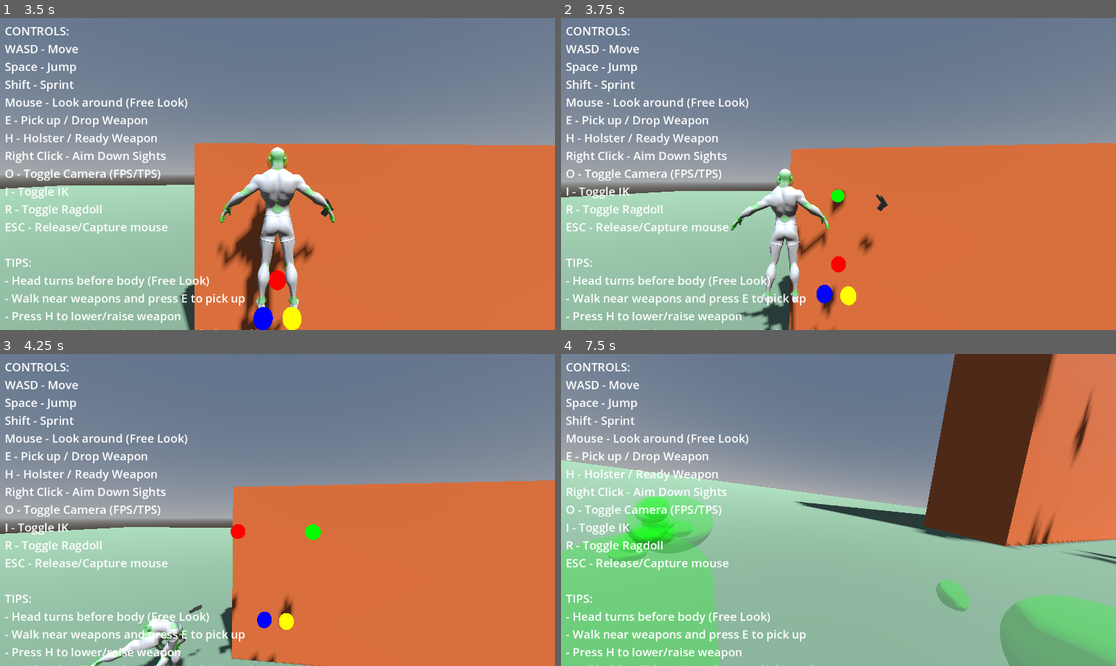
Above: before the commit, frames 1-4 (two rows, left to right).
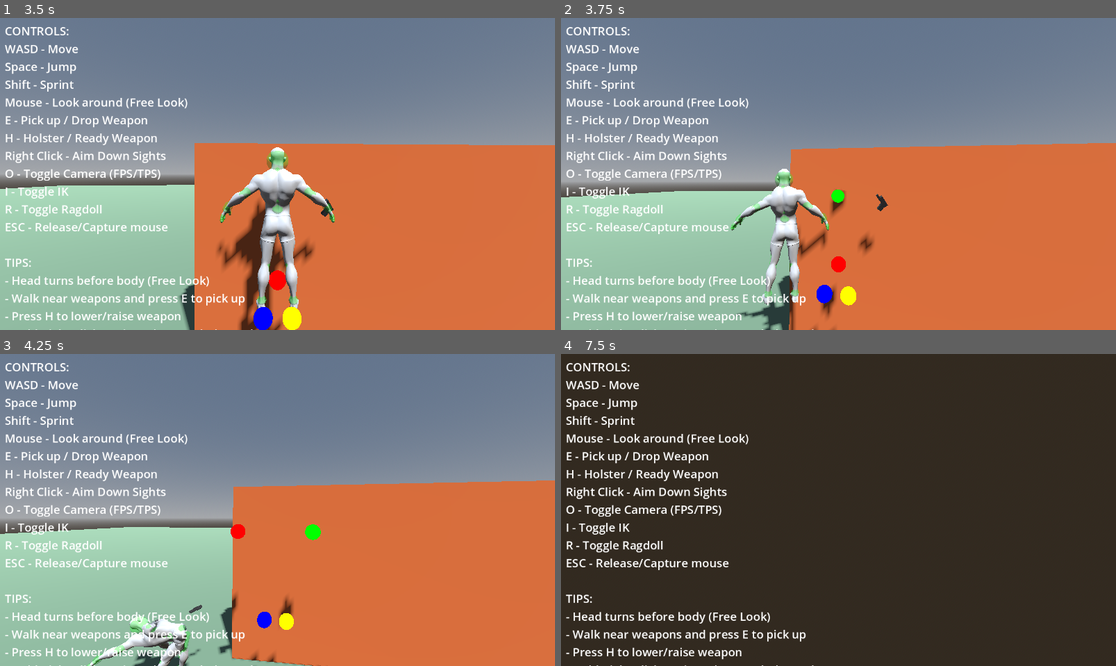
Above: after the commit, the same moments.

Repository: lmf-git/fpsikanimragdoll
Game: Godot game, scene res://world.tscn
Two runs of this game, one before a commit and one after it. Both use one fixed random seed, a clock stepped at 60 frames per second and the inputs below.
Inputs (mouse positions are in pixels of both pictures, inside the frame that each line leads up to):
- Up to frame 1 (3.5 s): tap Enter at 0.5 s; move the mouse to (271, 180) at 0.52 s; hold W (move_forward) 0.53-2.78 s; tap E at 0.6, 1.55, 2.3, 3.05 s; click (271, 180) at 0.67 s; tap Space (jump) at 0.77, 1.52, 2, 3.02 s; move the mouse to (316, 177) at 1.27 s; tap Shift (sprint) at 1.35 s; move the mouse to (233, 170) at 2.02 s; hold O (toggle_camera) 2.03-2.78 s; move the mouse to (283, 174) at 2.77 s; hold A (move_left) from 2.78 s (still down); tap I (toggle_ik) at 2.85 s; click (283, 174) at 2.92 s
- Up to frame 2 (3.75 s): move the mouse to (816, 167) at 3.52 s; release A (move_left) at 3.53 s; hold W (move_forward) from 3.53 s (still down); hold R (toggle_ragdoll) from 3.53 s (still down)
- Up to frame 3 (4.25 s): keep holding W (move_forward); keep holding R (toggle_ragdoll); tap Space (jump) at 3.77 s; tap E at 3.8 s
- Up to frame 4 (7.5 s): move the mouse to (866, 510) at 4.27 s; release R (toggle_ragdoll) at 4.28 s; tap E at 4.35, 5.3, 5.85, 6.8 s; tap Space (jump) at 4.52, 6.02, 6.77 s; move the mouse to (810, 510) at 5.02 s; tap H at 5.1 s; click (810, 510) at 5.17 s; move the mouse to (849, 503) at 5.77 s; release W (move_forward) at 5.78 s; hold D (move_right) 5.78-6.53 s; move the mouse to (832, 516) at 6.52 s; hold Shift (sprint) 6.53-7.28 s; hold W (move_forward) from 6.53 s (still down); move the mouse to (877, 513) at 7.27 s; tap O (toggle_camera) at 7.35 s; click (877, 513) at 7.42 s

Frame 1 is identical in both runs. In frame 2, 0.3% of the frame differs, in the area x 30-51%, y 48-93%; in frame 3, 1.3%; in frame 4, 98%, in the area x 0-100%, y 0-100%.

Commit message:
Fix weapon IK synchronization and ragdoll torso joints
Weapon IK Fixes:
- Split weapon positioning into two functions:
  1. _update_weapon_ik_targets() - sets IK targets BEFORE IK application
  2. _update_weapon_to_hand() - positions weapon AFTER IK transforms hand
- Updated _process() to call in correct order:
  STEP 1: Set IK targets → STEP 2: Apply IK → STEP 3: Position weapon
- Weapon now follows IK-transformed hand bone position, not pre-IK position

Ragdoll Torso Fixes:
- Changed torso/spine/neck/head from CONE to HINGE joints
- HINGE joints restrict rotation to single axis, preventing multi-axis spinning
- Torso HINGE joints allow bidirectional bending (forward/back)
- Limb HINGE joints remain unidirectional (knees/elbows bend backward only)

This ensures weapon properly follows hand IK and torso doesn't rotate on wrong axes.

Diff:
--- a/character_controller.gd
+++ b/character_controller.gd
@@ -240,10 +240,10 @@
 
 	# RAGDOLL BEST PRACTICES IMPLEMENTED:
 	# 1. Heavy torso/head mass (10kg/5kg/3kg) acts as anchor to prevent spinning
-	# 2. Locked torso joints (0° swing/twist + axis locks) for rigid upper body
+	# 2. HINGE joints for single-axis rotation on torso/spine/neck/head to prevent multi-axis spinning
 	# 3. HINGE joints for single-axis movement (knees, elbows, ankles, wrists)
 	# 4. Tight collision shapes (small radius) to prevent excess leverage
-	# 5. Maximum constraint enforcement (ERP=1.0, CFM=0.0) for locked bones
+	# 5. Maximum constraint enforcement (ERP=1.0, CFM=0.0) for core bones
 	# 6. High angular damping (5.0) on core bones to prevent rotation
 	# 7. Self-collision disabled between all physical bones
 	# 8. Proper collision layers: ragdoll on layer 2, world on layer 1
@@ -356,9 +356,10 @@
 			debug_mesh.owner = physical_bone
 
 		# CRITICAL: Configure joint to connect to parent bone
-		# Use HINGE for knees/elbows/ankles/wrists - single axis rotation only
+		# Use HINGE for single-axis rotation to prevent unwanted multi-axis spinning
+		# HINGE joints: knees, elbows, ankles, wrists, AND torso/spine/neck/head for controlled bending
 		# Don't use NONE - it disconnects bones completely!
-		var use_hinge = bone_suffix in ["Lower_Leg", "L_Lower_Leg", "R_Lower_Leg", "Lower_Arm", "L_Lower_Arm", "R_Lower_Arm", "Foot", "L_Foot", "R_Foot", "Hand", "L_Hand", "R_Hand"]
+		var use_hinge = bone_suffix in ["Lower_Leg", "L_Lower_Leg", "R_Lower_Leg", "Lower_Arm", "L_Lower_Arm", "R_Lower_Arm", "Foot", "L_Foot", "R_Foot", "Hand", "L_Hand", "R_Hand", "Spine", "Chest", "Upper_Chest", "Neck", "Head"]
 
 		if use_hinge:
 			physical_bone.joint_type = PhysicalBone3D.JOINT_TYPE_HINGE
@@ -463,8 +464,16 @@
 		# Apply limits based on joint type
 		if use_hinge:
 			# Hinge joints use different constraint properties
-			physical_bone.set("joint_constraints/angular_limit_lower", -swing_limit)
-			physical_bone.set("joint_constraints/angular_limit_upper", 0)  # Only bend one way
+			# For limbs (knees/elbows): only bend one way (backward)
+			# For torso (spine/neck/head): allow bending both ways (forward/back)
+			if bone_suffix in ["Spine", "Chest", "Upper_Chest", "Neck", "Head"]:
+				# Torso can bend forward and backward
+				physical_bone.set("joint_constraints/angular_limit_lower", -swing_limit)
+				physical_bone.set("joint_constraints/angular_limit_upper", swing_limit)
+			else:
+				# Limbs only bend one way
+				physical_bone.set("joint_constraints/angular_limit_lower", -swing_limit)
+				physical_bone.set("joint_constraints/angular_limit_upper", 0)
 			physical_bone.set("joint_constraints/angular_limit_enabled", true)
 		else:
 			# Cone joints
@@ -983,8 +992,7 @@
 		equipped_weapon = weapon
 		nearby_weapon = null
 
-		# Position weapon at right hand
-		_update_weapon_position()
+		# Weapon will be positioned in next _process() call via IK system
 
 func drop_weapon():
 	"""Drop the currently equipped weapon"""
@@ -1029,8 +1037,8 @@
 
 	return Vector3(sway_x, sway_y, 0)
 
-func _update_weapon_position():
-	"""Update weapon position and rotation to follow hand bones (skeleton-based, not camera-based)"""
+func _update_weapon_ik_targets():
+	"""Set IK target positions for weapon holding (called BEFORE IK is applied)"""
 	if not equipped_weapon or not skeleton or right_hand_bone_id < 0:
 		return
 
@@ -1038,12 +1046,10 @@
 	if not ik_targets_node:
 		return
 
-	# Get camera rotation for IK target positioning (skeleton-based with camera aim direction)
+	# Get camera rotation for IK target positioning
 	var active_camera = fps_camera if camera_mode == 0 else tps_camera
 	if not active_camera:
 		return
-
-	var camera_transform = active_camera.global_transform
 
 	# Check if character is moving for sway calculation
 	var is_moving = velocity.length() > 0.1
@@ -1060,7 +1066,7 @@
 		WeaponState.AIMING:
 			target_offset = aim_weapon_offset
 
-	# STEP 1: Position right hand IK target relative to BODY (chest bone), not camera
+	# Position right hand IK target relative to BODY (chest bone), not camera
 	var right_hand_target = ik_targets_node.get_node_or_null("RightHandTarget")
 	if right_hand_target:
 		var base_offset = target_offset + current_sway
@@ -1084,25 +1090,7 @@
 		var target_pos = anchor_transform.origin + body_basis * base_offset
 		right_hand_target.global_position = target_pos
 
-	# STEP 2: Weapon follows right hand bone (after IK has been applied)
-	var right_hand_transform = skeleton.global_transform * skeleton.get_bone_global_pose(right_hand_bone_id)
-
-	# Weapon rotation: hand bone rotation with adjustment for proper weapon orientation
-	# The hand bone's natural orientation doesn't match holding a gun, so we need to rotate it
-	# Rotate -90 degrees around X to make barrel point forward (hand points down naturally)
-	var weapon_rotation_offset = Basis(Vector3.RIGHT, deg_to_rad(-90.0))
-	equipped_weapon.global_transform.basis = right_hand_transform.basis * weapon_rotation_offset
-
-	# Position weapon so its grip aligns with the right hand bone
-	if equipped_weapon.main_grip:
-		var grip_local_pos = equipped_weapon.main_grip.position
-		var grip_world_offset = equipped_weapon.global_transform.basis * grip_local_pos
-		equipped_weapon.global_position = right_hand_transform.origin - grip_world_offset
-	else:
-		# Fallback: if no grip point defined, use simple offset
-		equipped_weapon.global_position = right_hand_transform.origin
-
-	# STEP 3: Update left hand IK target ONLY for two-handed weapons (rifles)
+	# Update left hand IK target ONLY for two-handed weapons (rifles)
 	var left_hand_target = ik_targets_node.get_node_or_null("LeftHandTarget")
 	if left_hand_target:
 		if equipped_weapon.is_two_handed and equipped_weapon.secondary_grip:
@@ -1116,9 +1104,40 @@
 				var left_hand_rest = skeleton.global_transform * skeleton.get_bone_rest(l_hand_id).origin
 				left_hand_target.global_position = left_hand_rest
 
+func _update_weapon_to_hand():
+	"""Position weapon to follow IK-transformed hand bone (called AFTER IK is applied)"""
+	if not equipped_weapon or not skeleton or right_hand_bone_id < 0:
+		return
+
+	# Get the IK-transformed hand bone position
+	var right_hand_transform = skeleton.global_transform * skeleton.get_bone_global_pose(right_hand_bone_id)
+
+	# Weapon rotation: hand bone rotation with adjustment for proper weapon orientation
+	# The hand bone's natural orientation doesn't match holding a gun, so we need to rotate it
+	# Rotate -90 degrees around X to make barrel point forward (hand points down naturally)
+	var weapon_rotation_offset = Basis(Vector3.RIGHT, deg_to_rad(-90.0))
+	equipped_weapon.global_transform.basis = right_hand_transform.basis * weapon_rotation_offset
+
+	# Position weapon so its grip aligns with the right hand bone
+	if equipped_weapon.main_grip:
+		var grip_local_pos = equipped_weapon.main_grip.position
+		var grip_world_offset = equipped_weapon.global_transform.basis * grip_local_pos
+		equipped_weapon.global_position = right_hand_transform.origin - grip_world_offset
+	else:
+		# Fallback: if no grip point defined, use simple offset
+		equipped_weapon.global_position = right_hand_transform.origin
+
 func _process(_delta):
-	# Update IK - start() applies the IK each frame
-	# IMPORTANT: IK must be applied BEFORE weapon position update so hand bone is in correct position
+	# WEAPON UPDATE ORDER - CRITICAL for proper IK-based positioning:
+	# 1. Set IK targets (where hands should go)
+	# 2. Apply IK (moves bones to targets)
+	# 3. Position weapon to follow IK-transformed hand
+
+	# STEP 1: Set IK targets for weapon holding
+	if equipped_weapon:
+		_update_weapon_ik_targets()
+
+	# STEP 2: Apply IK - start() moves bones to targets
 	if ik_enabled:
 		if left_hand_ik:
 			left_hand_ik.start()
@@ -1139,6 +1158,6 @@
 		if right_foot_ik:
 			right_foot_ik.stop()
 
-	# Update weapon position AFTER IK to follow hand bone
+	# STEP 3: Position weapon to follow IK-transformed hand bone
 	if equipped_weapon:
-		_update_weapon_position()
+		_update_weapon_to_hand()
